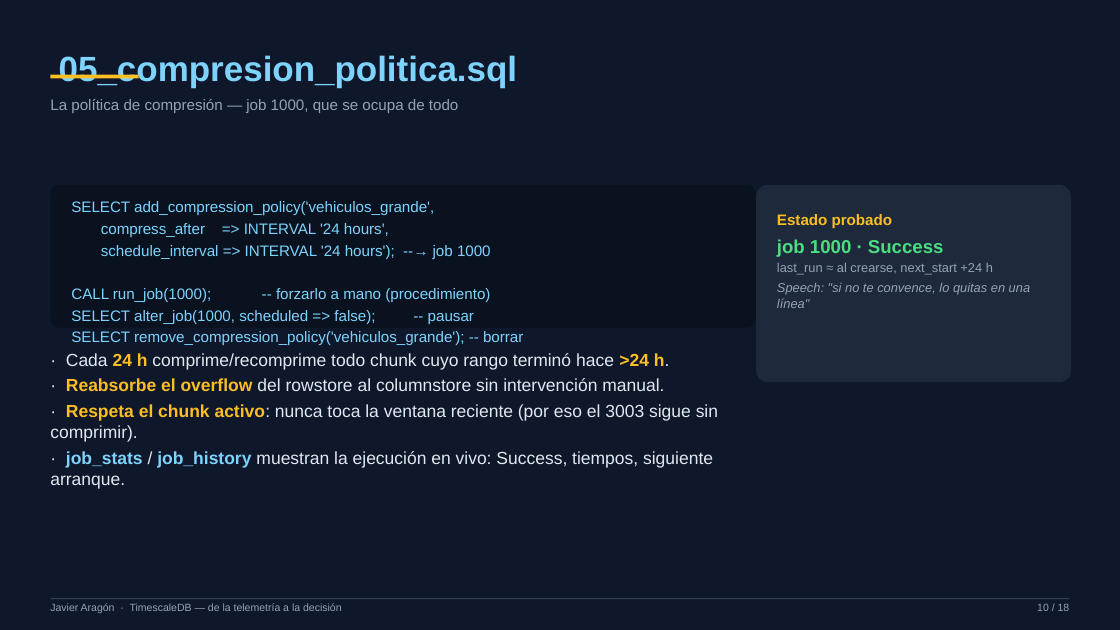
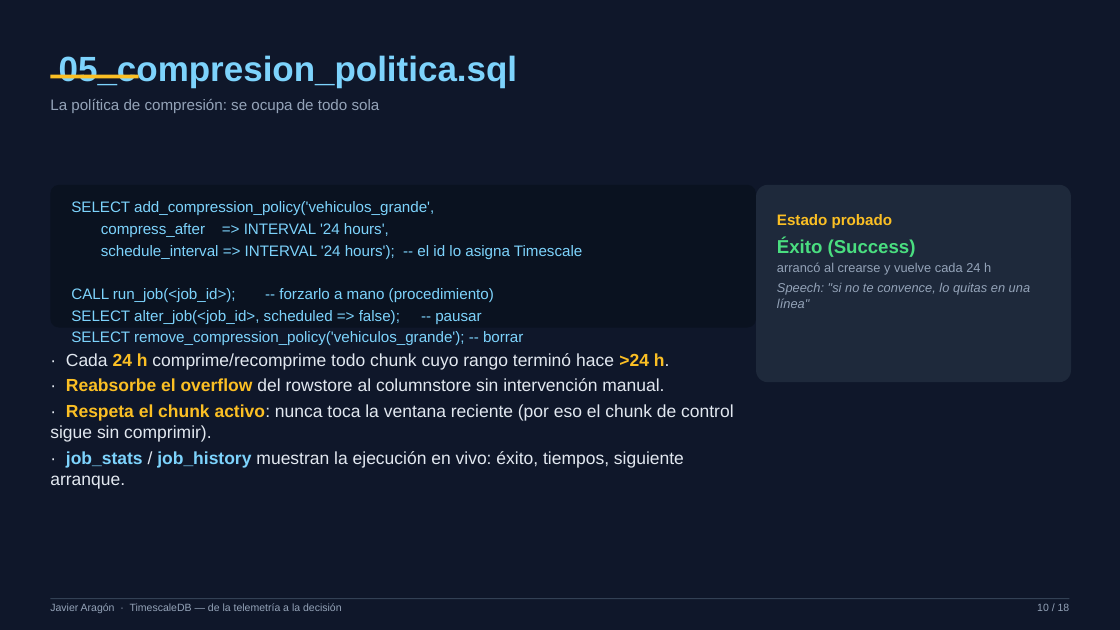
Before and after one commit to xavipuerto/autometrics-demo, a slide deck: slide 10 of presentacion/TimescaleDB-PPT-Javier.pptx. Drawn at 1120x630 pixels with LibreOffice and Linux fonts; fonts in the diff are those of the drawing. Boxes give left, top, right and bottom in pixels: in the first picture for what was removed or moved away, otherwise in the second. Text is boxed around its words. In the diff, an @@ line names an element or a change of style, - is before the commit and + after.

```diff
--- a/presentacion/TimescaleDB-PPT-Javier.pptx
+++ b/presentacion/TimescaleDB-PPT-Javier.pptx
@@ text at (50, 99, 380, 113): text changed @@
-La política de compresión — job 1000, que se ocupa de todo
+La política de compresión: se ocupa de todo sola
@@ text at (777, 239, 991, 275): text changed @@
-job 1000 · Success
-last_run ≈ al crearse, next_start +24 h
+Éxito (Success)
+arrancó al crearse y vuelve cada 24 h
@@ text at (71, 245, 582, 324): text changed @@
-schedule_interval => INTERVAL '24 hours'); --→ job 1000
-CALL run_job(1000); -- forzarlo a mano (procedimiento)
-SELECT alter_job(1000, scheduled => false); -- pausar
+schedule_interval => INTERVAL '24 hours'); -- el id lo asigna Timescale
+CALL run_job(<job_id>); -- forzarlo a mano (procedimiento)
+SELECT alter_job(<job_id>, scheduled => false); -- pausar
@@ text at (50, 404, 733, 489): text changed @@
-· Respeta el chunk activo: nunca toca la ventana reciente (por eso el 3003 sigue sin comprimir).
-· job_stats / job_history muestran la ejecución en vivo: Success, tiempos, siguiente arranque.
+· Respeta el chunk activo: nunca toca la ventana reciente (por eso el chunk de control sigue sin comprimir).
+· job_stats / job_history muestran la ejecución en vivo: éxito, tiempos, siguiente arranque.
```
Also in this commit, not shown: 6 other slides changed, 1 other file.
